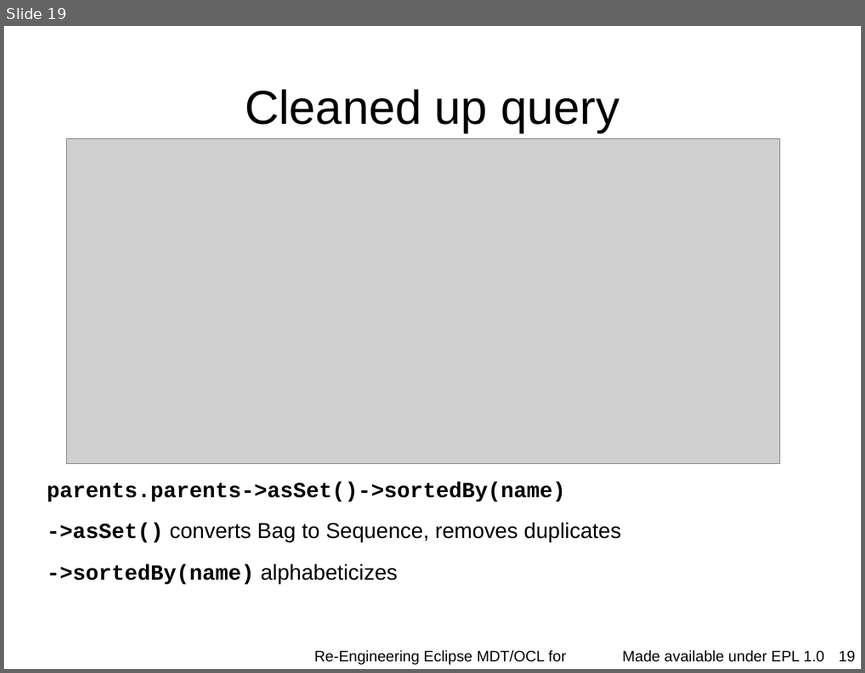
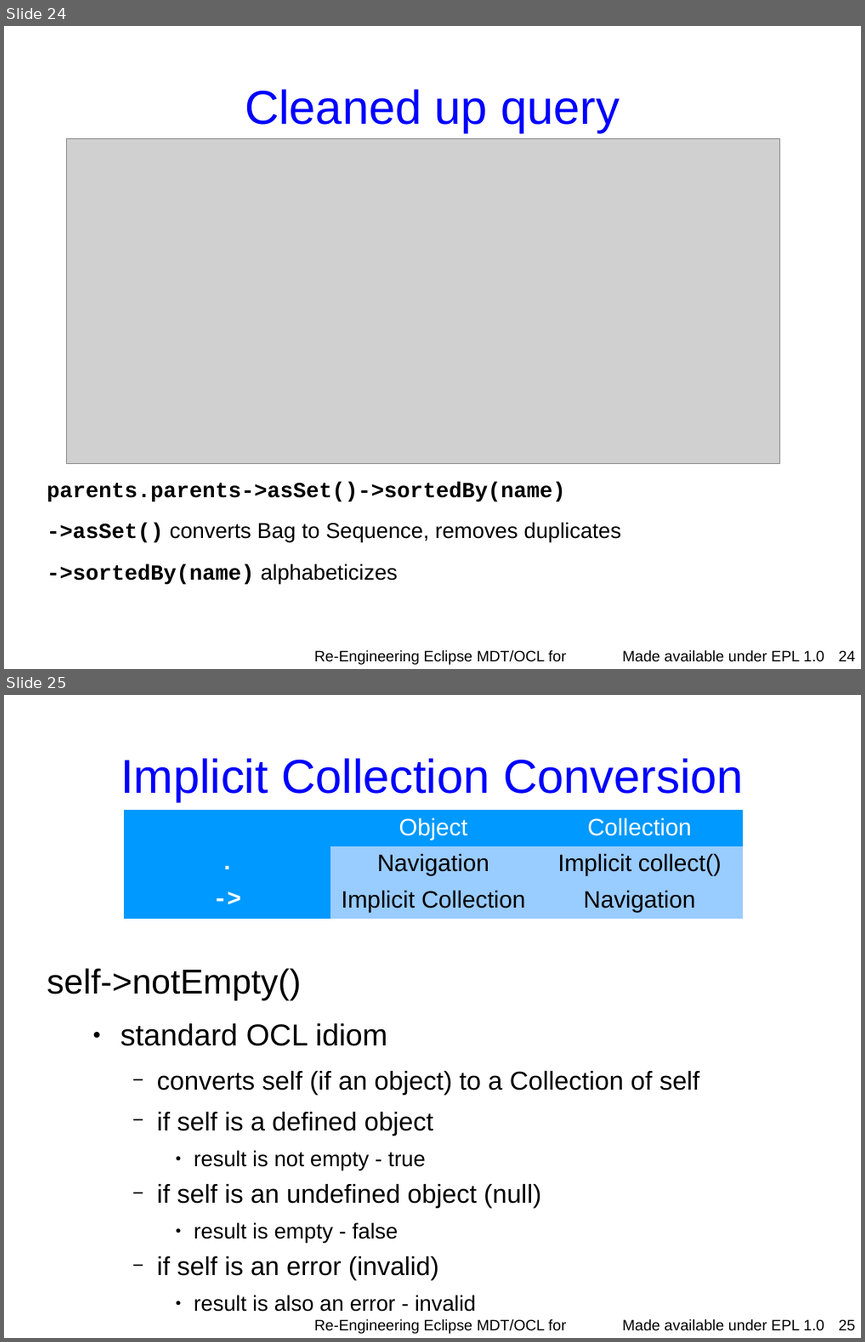
Before and after one commit to eclipse-ocl/ocl-website, a slide deck: ocl/docs/publications/ESE2010LongTalk/EnrichingWithOCL.odp. Shown one above the other, each under a label of ours: slide 19 before the commit, slides 24 and 25 after it. The pictures are 865x673 and 865x1342 pixels, drawn with LibreOffice and Linux fonts; fonts in the diff are those of the drawing; grey boxes stand for pictures; background and template pictures are left out. Boxes give left, top, right and bottom in pixels: in the first picture for what was removed or moved away, otherwise in the second. Text is boxed around its words. In the diff, an @@ line names an element or a change of style, - is before the commit and + after.

```diff
--- a/ocl/docs/publications/ESE2010LongTalk/EnrichingWithOCL.odp
+++ b/ocl/docs/publications/ESE2010LongTalk/EnrichingWithOCL.odp
@@ slide 25 added at [4,695,861,1338], background #FFFFFF; not listed: 1 template element that a slide beside it also shows @@
@@ title added at [120,758,744,801], 44 pt, text #0000FF @@
+Implicit Collection Conversion
@@ table added at [125,810,743,915], 3 rows, 3 columns @@
+ | Object | Collection
+. | Navigation | Implicit collect()
+-> | Implicit Collection | Navigation
@@ text added at [46,968,699,1311], 24 pt, text #000000 @@
+self->notEmpty()
+  ● standard OCL idiom
+    − converts self (if an object) to a Collection of self
+    − if self is a defined object
+      ● result is not empty - true
+    − if self is an undefined object (null)
+      ● result is empty - false
+    − if self is an error (invalid)
+      ● result is also an error - invalid
@@ text added at [314,1319,566,1333], 14 pt, text #000000 @@
+Re-Engineering Eclipse MDT/OCL for Xtext
@@ page number added at [839,1319,856,1330], 14 pt, text #000000 @@
+25
@@ what was slide 19 is now slide 24 @@
@@ slide 24 changed as well @@
@@ title "Cleaned up query" at [245,89,619,132]: text colour #000000 to #0000FF @@
@@ page number at [839,650,856,661]: text changed @@
-19
+24
```
Also in this commit, not shown: 13 other slides changed, 11 other slides added.
